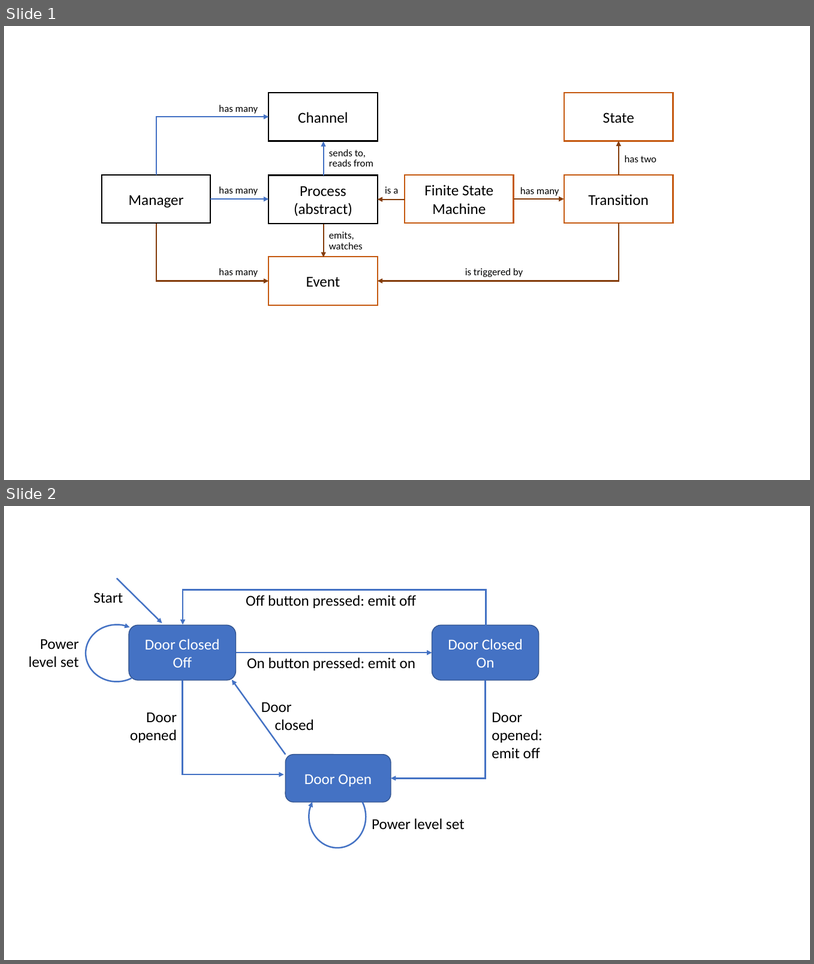
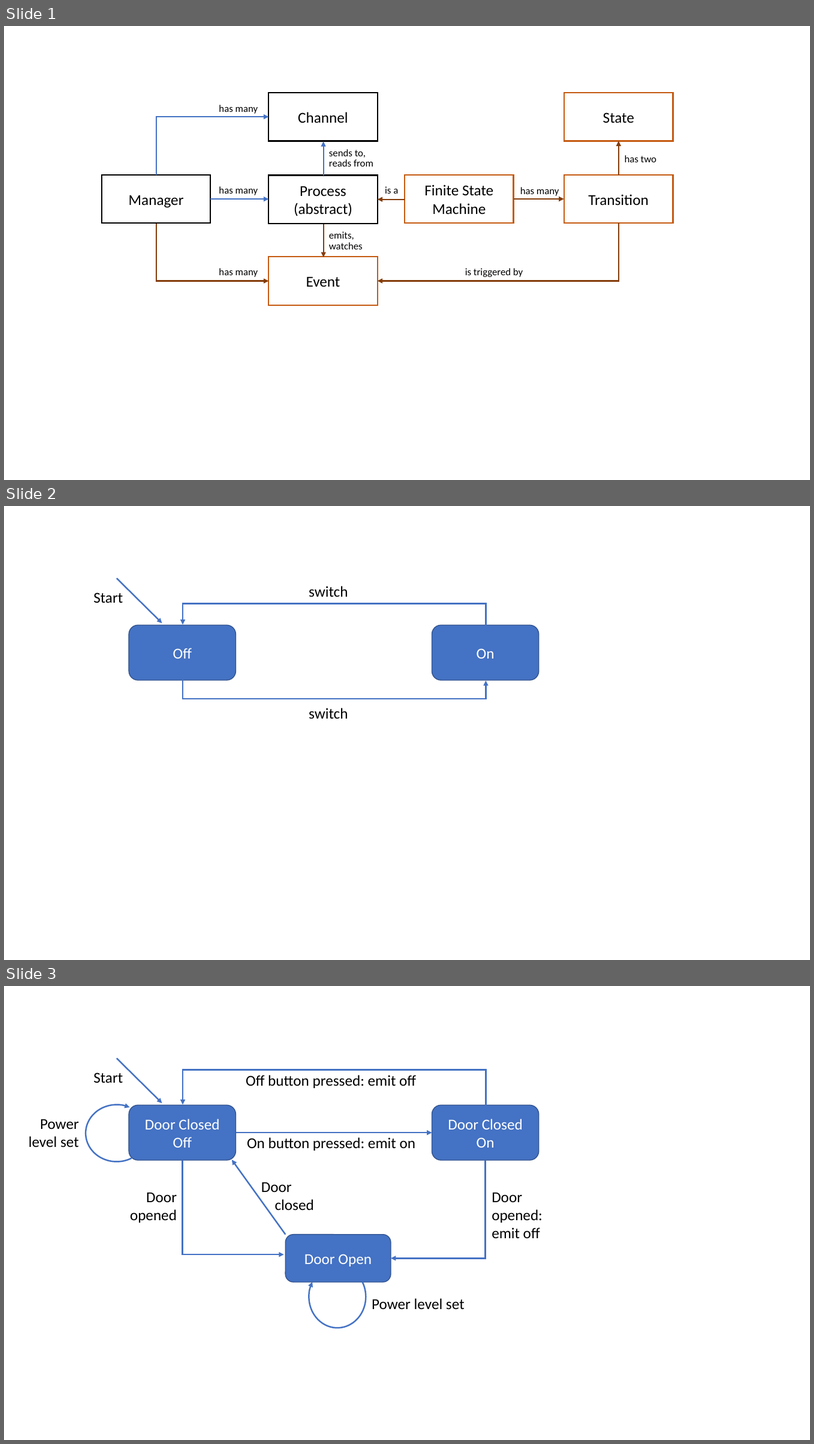
Before and after one commit to klavins/ECEP520, a slide deck: week_7/slides.pptx. Shown one above the other, each under a label of ours: slides 1 and 2 before the commit, slides 1, 2 and 3 after it. The pictures are 814x964 and 814x1444 pixels, drawn with LibreOffice and Linux fonts; fonts in the diff are those of the drawing. Boxes give left, top, right and bottom in pixels: in the first picture for what was removed or moved away, otherwise in the second. Text is boxed around its words. In the diff, an @@ line names an element or a change of style, - is before the commit and + after.

```diff
--- a/week_7/slides.pptx
+++ b/week_7/slides.pptx
@@ slide 2 added at <box>4,506,810,960</box>, background #FFFFFF @@
@@ text added at <box>93,592,123,603</box>, 18 pt, text #000000 @@
+Start
@@ arrow added from (117, 578) to (162, 624), #4472C4 1.75 pt @@
@@ text added at <box>309,586,348,597</box>, 18 pt, text #000000 @@
+switch
@@ elbow arrow added from (486, 625) to (183, 625), #4472C4 1.75 pt @@
@@ rounded rectangle added at <box>129,625,236,680</box>, fill #4472C4, outline #325491 1 pt, 18 pt, text #FFFFFF @@
+Off
@@ rounded rectangle added at <box>432,625,539,680</box>, fill #4472C4, outline #325491 1 pt, 18 pt, text #FFFFFF @@
+On
@@ elbow arrow added from (183, 679) to (486, 680), #4472C4 1.75 pt @@
@@ text added at <box>309,708,348,719</box>, 18 pt, text #000000 @@
+switch
@@ what was slide 2 is now slide 3 @@
```
Also in this commit, not shown: 6 other files.
